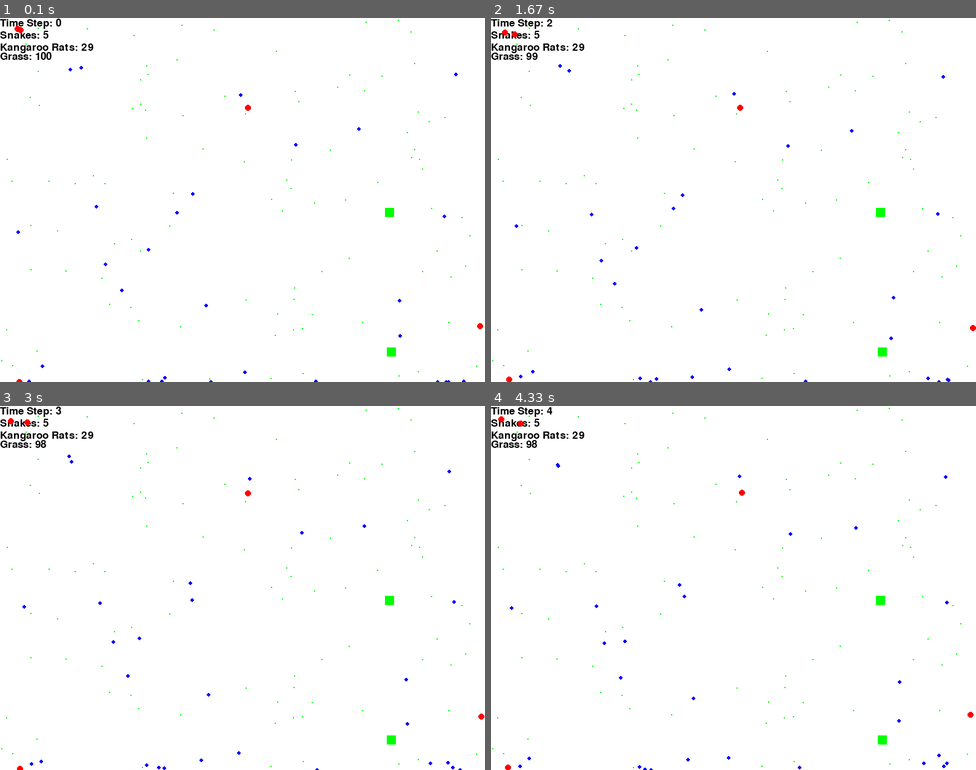
Above: before the commit, frames 1-4 (two rows, left to right).
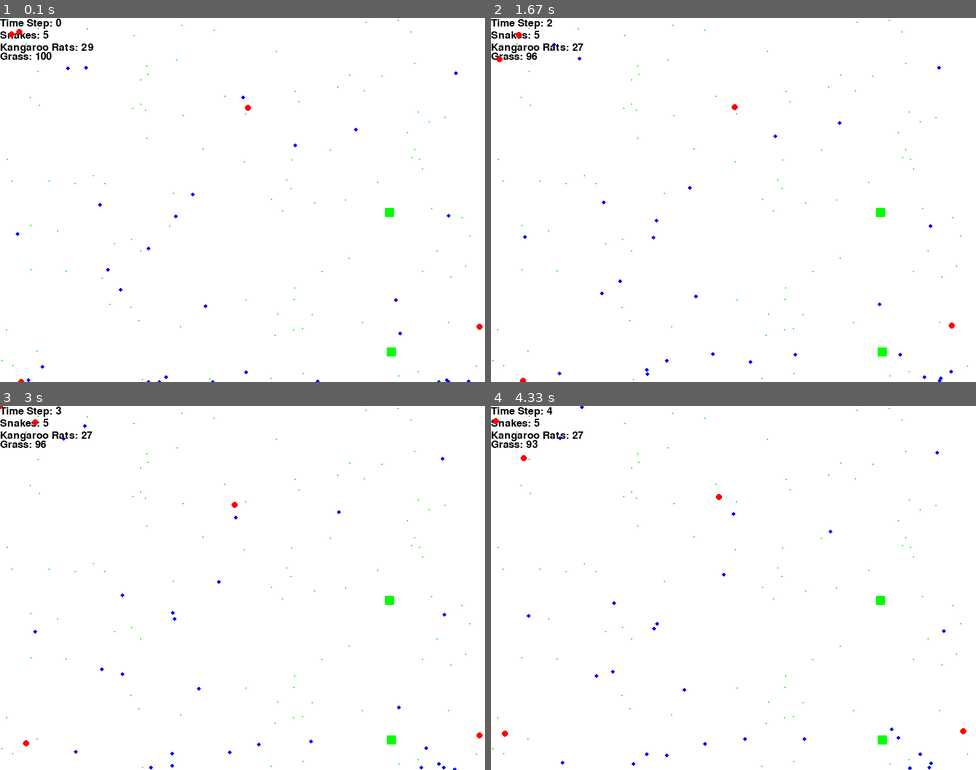
Above: after the commit, the same moments.

Repository: michaelremington2/uumarrty
Game: pygame game, started from Main.py
The game is run twice, just before and just after one commit, with the same random seed, the same clock (stepped at 60 frames per second) and the same inputs.
Inputs:
- Up to frame 1 (0.1 s): no input
- Up to frame 2 (1.67 s): no input
- Up to frame 3 (3 s): no input
- Up to frame 4 (4.33 s): no input

The runs differ from the first frame. In frame 1, 0.2% of the frame differs, in the area x 1-100%, y 2-100%; in frame 2, 0.5%; in frame 3, 0.4%; in frame 4, 0.5%, in the area x 0-100%, y 0-100%.

Commit message:
Update organisms.py
Updated movement functions.

Diff:
--- a/organisms.py
+++ b/organisms.py
@@ -71,75 +71,69 @@
         self.size = 5
         self.boundary_x = boundary_x
         self.boundary_y = boundary_y
-        self.energy_counter = random.randrange(750,950)
+        self.energy_counter = random.randrange(150,200)
         self.alive = True
         self.metabolism = 0.5 #ability to metabolize food
-
-    def snake_walk_x(self):
-        #### Old
-        long_distiance = random.randrange(0,100)
-        if long_distiance <=95:
-            movement = random.randrange(-2,3)
-        else:
-            movement = random.randrange(-24,25)*2
-        return movement
-
-    def snake_walk_y(self):
-        #### Old
-        long_distiance = random.randrange(0,100)
-        if long_distiance <=95:
-            movement = random.randrange(-2,3)
-        else:
-            movement = random.randrange(-24,25)*2
-        return movement
 
     def snake_move_distance(self):
         y_short_distance = random.randrange(1,4)
         x_short_distance = random.randrange(1,4)
         y_long_distance = random.randrange(5,15)
         x_long_distance = random.randrange(5,15)
-        long_move_coefficent = random.randrange(0,100)
+        move_coefficent = random.randrange(0,100)
         if self.energy_counter <=100:
-            self.chance_to_move_long = 50
-        else:
-            self.chance_to_move_long = 10
-        if long_move_coefficent <= self.chance_to_move_long:
+            self.chance_to_move_long = range(0,90)
+            self.chance_to_move_short = range(90,95)
+            self.chance_to_not_move = range(95,100)
+        else:
+            self.chance_to_move_long = range(0,25)
+            self.chance_to_move_short = range(25,65)
+            self.chance_to_not_move = range(65,100)
+        if  move_coefficent in self.chance_to_move_long:
             self.y_distance = y_long_distance
             self.x_distance = x_long_distance
-        else:
+        elif move_coefficent in self.chance_to_move_short:
             self.y_distance = y_short_distance
             self.x_distance = x_short_distance
+        elif move_coefficent in self.chance_to_not_move:
+            self.y_distance = 0
+            self.x_distance = 0
 
     def snake_move_direction(self):
         self.y_direction = random.choice([0,1])
         self.x_direction = random.choice([0,1])
         self.snake_move_distance()
-        if self.y_direction == 1:
-            # up
-            for i in range(self.y_distance):
-                self.move_y = 1
-        elif self.y_direction == 0:
-            # down
-            for i in range(self.y_distance):
-                self.move_y = -1
-        if self.x_direction == 1:
-            # right
-            for i in range(self.x_distance):
-                self.move_x = 1
-        elif self.x_direction == 0:
-            for i in range(self.x_distance):
-                self.move_x = -1
-
-    def snake_move(self):
-        if self.alive == True:
-            chance_to_move = random.randrange(0,100)
-            if chance_to_move <= 50:
-                self.snake_move_direction()
-            else:
+        if self.x_distance == 0 and self.y_distance == 0:
+            time_in_loop = random.randrange(5000,10000)
+            for i in range(time_in_loop):
                 self.move_x = 0
                 self.move_y = 0
-            self.x += self.move_x
-            self.y += self.move_y
+                self.x += self.move_x
+                self.y += self.move_y
+        else:
+            if self.y_direction == 1:
+                # up
+                for i in range(self.y_distance):
+                    self.move_y = 1
+                    self.y += self.move_y
+            elif self.y_direction == 0:
+                # down
+                for i in range(self.y_distance):
+                    self.move_y = -1
+                    self.y += self.move_y
+            if self.x_direction == 1:
+                # right
+                for i in range(self.x_distance):
+                    self.move_x = 1
+                    self.x += self.move_x
+            elif self.x_direction == 0:
+                for i in range(self.x_distance):
+                    self.move_x = -1
+                    self.x += self.move_x
+
+    def snake_move(self):
+        if self.alive == True:
+            self.snake_move_direction()
             #print( 'snake x:' + str(self.x) + ' y:' + str(self.y))
             self.boundary()
 
@@ -154,9 +148,9 @@
 
     def snake_energy(self,time):
         if self.alive == True:
-            if time % 15 == 0:
-                self.energy_counter = self.energy_counter - 1
-            elif time % 15 != 0:
+            if time % 10 == 0:
+                self.energy_counter = self.energy_counter - 2
+            else:
                 self.energy_counter = round(self.energy_counter)
             if self.energy_counter <= 1:
                 self.alive = False
@@ -173,76 +167,69 @@
         self.size = 3
         self.boundary_x = boundary_x
         self.boundary_y = boundary_y
-        self.energy_counter = random.randrange(190,220)
+        self.energy_counter = random.randrange(50,60)
         self.alive = True
         self.metabolism = .8
-
-    def krat_walk_x(self):
-        #old
-        long_distiance = random.randrange(0,100)
-        if long_distiance <=80:
-            movement = random.randrange(-2,3)
-        else:
-            movement = random.randrange(-6,7)*2
-        return movement
-
-    def krat_walk_y(self):
-        #old
-        long_distiance = random.randrange(0,100)
-        if long_distiance <=80:
-            movement = random.randrange(-2,3)
-        else:
-            movement = random.randrange(-6,7)*2
-        return movement
 
     def krat_move_distance(self):
         y_short_distance = random.randrange(1,4)
         x_short_distance = random.randrange(1,4)
-        y_long_distance = random.randrange(5,15)
-        x_long_distance = random.randrange(5,15)
-        long_move_coefficent = random.randrange(0,100)
-        if self.energy_counter <=40:
-            self.chance_to_move_long = 80
-        else:
-            self.chance_to_move_long = 10
-        if long_move_coefficent <= self.chance_to_move_long:
+        y_long_distance = random.randrange(5,10)
+        x_long_distance = random.randrange(5,10)
+        move_coefficent = random.randrange(0,100)
+        if self.energy_counter <=20:
+            self.chance_to_move_long = range(0,90)
+            self.chance_to_move_short = range(90,95)
+            self.chance_to_not_move = range(95,100)
+        else:
+            self.chance_to_move_long = range(0,10)
+            self.chance_to_move_short = range(10,75)
+            self.chance_to_not_move = range(75,100)
+        if  move_coefficent in self.chance_to_move_long:
             self.y_distance = y_long_distance
             self.x_distance = x_long_distance
-        else:
+        elif move_coefficent in self.chance_to_move_short:
             self.y_distance = y_short_distance
             self.x_distance = x_short_distance
+        elif move_coefficent in self.chance_to_not_move:
+            self.y_distance = 0
+            self.x_distance = 0
 
     def krat_move_direction(self):
         self.y_direction = random.choice([0,1])
         self.x_direction = random.choice([0,1])
         self.krat_move_distance()
-        if self.y_direction == 1:
-            # up
-            for i in range(self.y_distance):
-                self.move_y = 1
-        elif self.y_direction == 0:
-            # down
-            for i in range(self.y_distance):
-                self.move_y = -1
-        if self.x_direction == 1:
-            # right
-            for i in range(self.x_distance):
-                self.move_x = 1
-        elif self.x_direction == 0:
-            for i in range(self.x_distance):
-                self.move_x = -1
-
-    def krat_move(self):
-        if self.alive == True:
-            chance_to_move = random.randrange(0,100)
-            if chance_to_move <= 80:
-                self.krat_move_direction()
-            else:
+        if self.x_distance == 0 and self.y_distance == 0:
+            time_in_loop = random.randrange(5000,10000)
+            for i in range(time_in_loop):
                 self.move_x = 0
                 self.move_y = 0
-            self.x += self.move_x
-            self.y += self.move_y
-            #print( 'snake x:' + str(self.x) + ' y:' + str(self.y))
+                self.x += self.move_x
+                self.y += self.move_y
+        else:
+            if self.y_direction == 1:
+                # up
+                for i in range(self.y_distance):
+                    self.move_y = 1
+                    self.y += self.move_y
+            elif self.y_direction == 0:
+                # down
+                for i in range(self.y_distance):
+                    self.move_y = -1
+                    self.y += self.move_y
+            if self.x_direction == 1:
+                # right
+                for i in range(self.x_distance):
+                    self.move_x = 1
+                    self.x += self.move_x
+            elif self.x_direction == 0:
+                for i in range(self.x_distance):
+                    self.move_x = -1
+                    self.x += self.move_x
+
+    def krat_move(self):
+        if self.alive == True:
+            self.krat_move_direction()
             self.boundary()
 
     def krat_dead(self):
@@ -250,8 +237,6 @@
             self.color = (255,255,255)
             self.move_x = 0
             self.move_y = 0
-            #self.x = 0
-            #self.y = 0
             self.size = 0
             self.energy_counter = 0
 
@@ -311,4 +296,4 @@
             self.size = 1
             self.energy_counter = 0
 if __name__ == "__main__":
-   pass
+    pass
